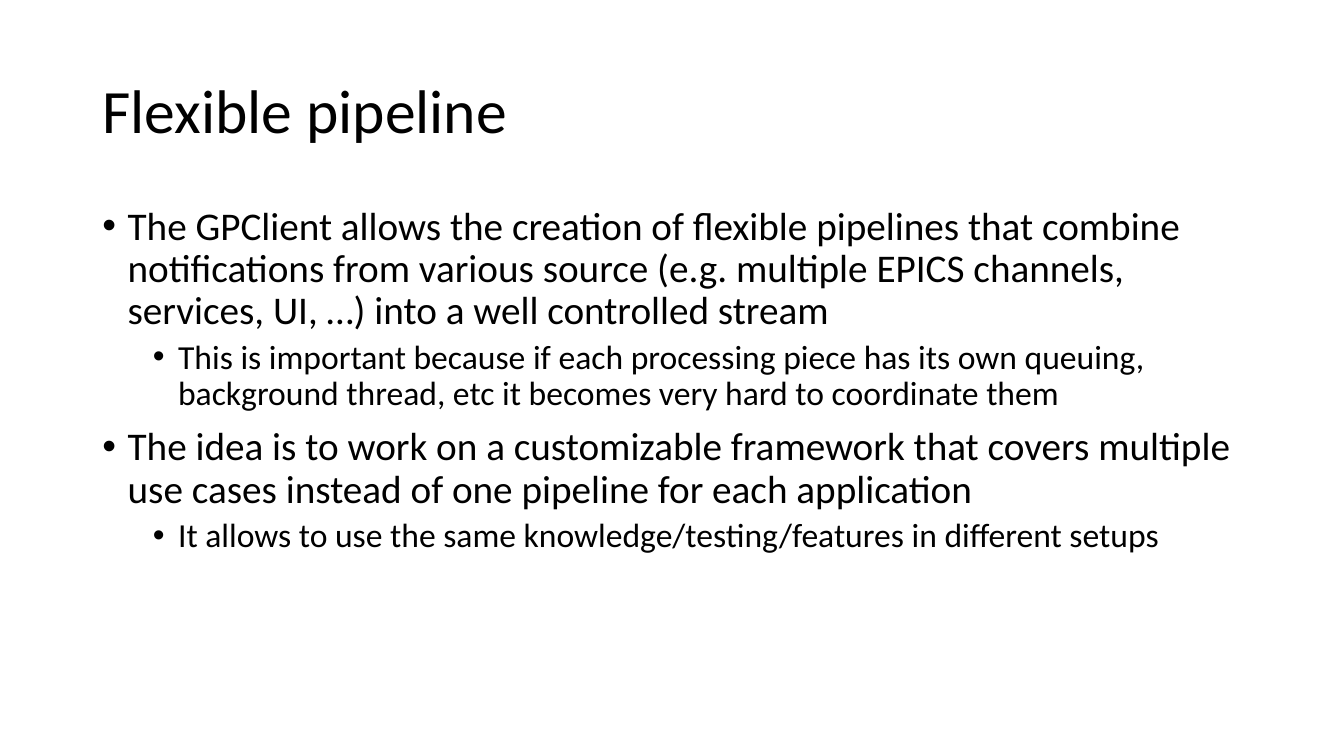
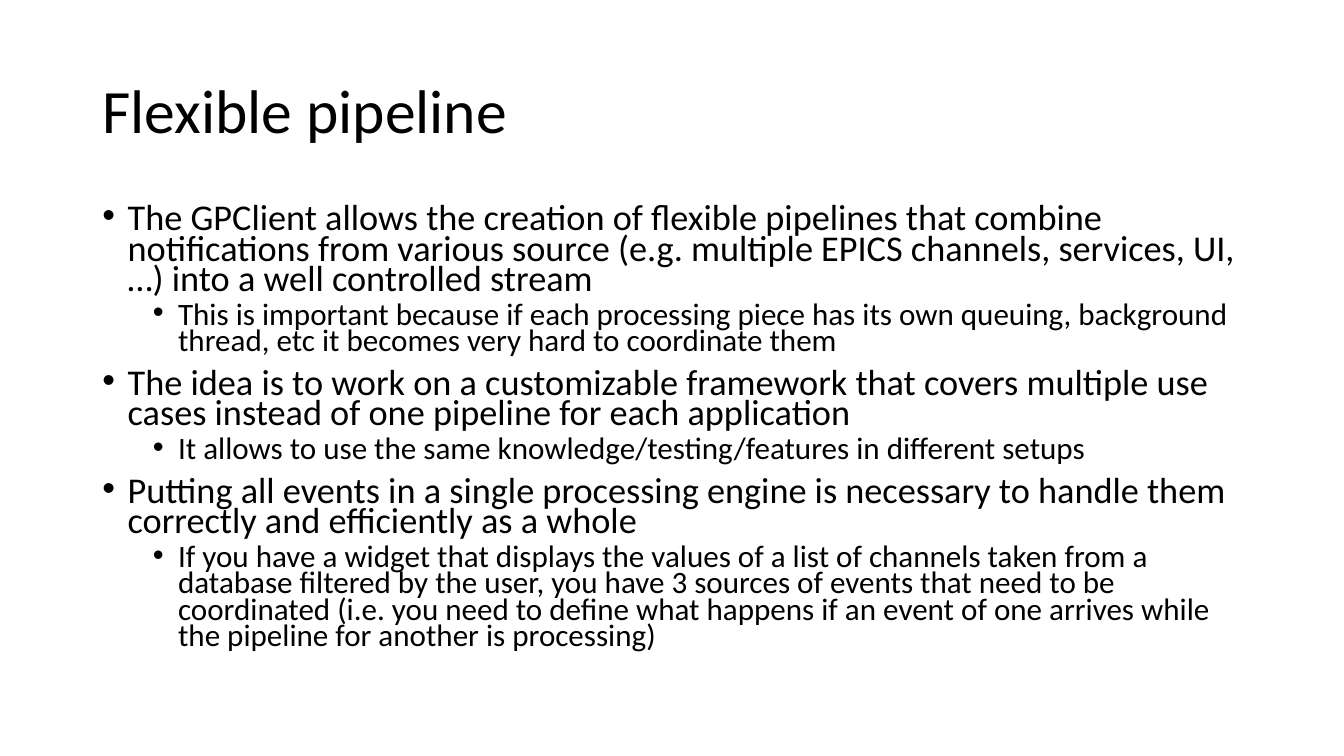
Before and after one commit to shroffk/epics-java-resources, a slide deck: slide 22 of EPICS-GPClient.pptx. Drawn at 1344x756 pixels with LibreOffice and Linux fonts; fonts in the diff are those of the drawing. Boxes give left, top, right and bottom in pixels: in the first picture for what was removed or moved away, otherwise in the second. Text is boxed around its words. In the diff, an @@ line names an element or a change of style, - is before the commit and + after.

Commit message:
Updated GPClient talk

```diff
--- a/EPICS-GPClient.pptx
+++ b/EPICS-GPClient.pptx
@@ text at <box>128,204,1234,465</box>: size 28 to 25.9 pt in "The GPClient allows the creation of flexible ...", "The idea is to work on a ..."; size 24 to 22.2 pt in "This is important because if each processing ...", "It allows to use the same knowledge/testing/features ..."; line spacing 0.9 to 0.7 @@
@@ text at <box>128,477,1225,652</box>: paragraphs added @@
+• Putting all events in a single processing engine is necessary to handle them correctly and efficiently as a whole
+  • If you have a widget that displays the values of a list of channels taken from a database filtered by the user, you have 3 sources of events that need to be coordinated (i.e. you need to define what happens if an event of one arrives while the pipeline for another is processing)
```
Also in this commit, not shown: 1 other slide changed, 32 slides added.
